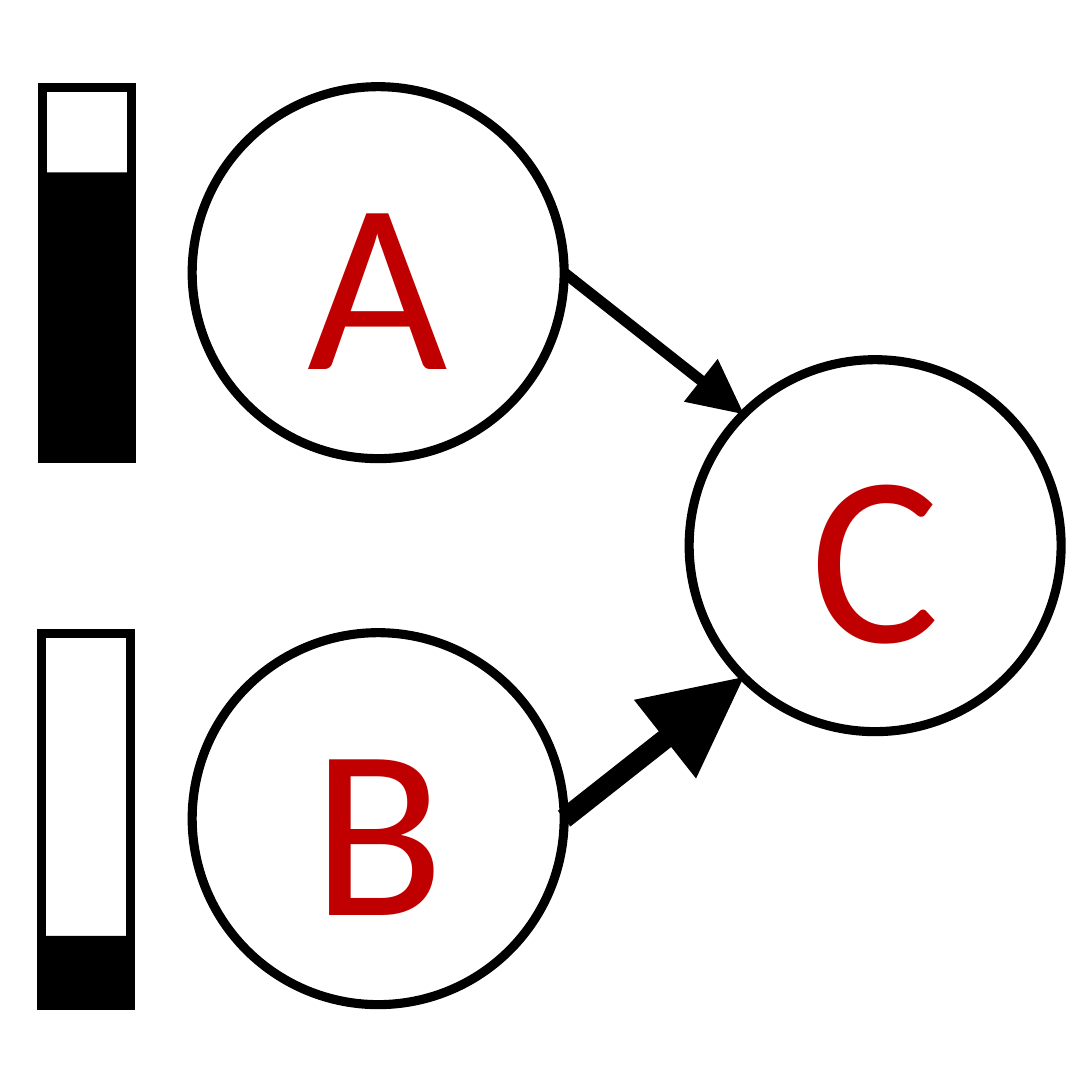
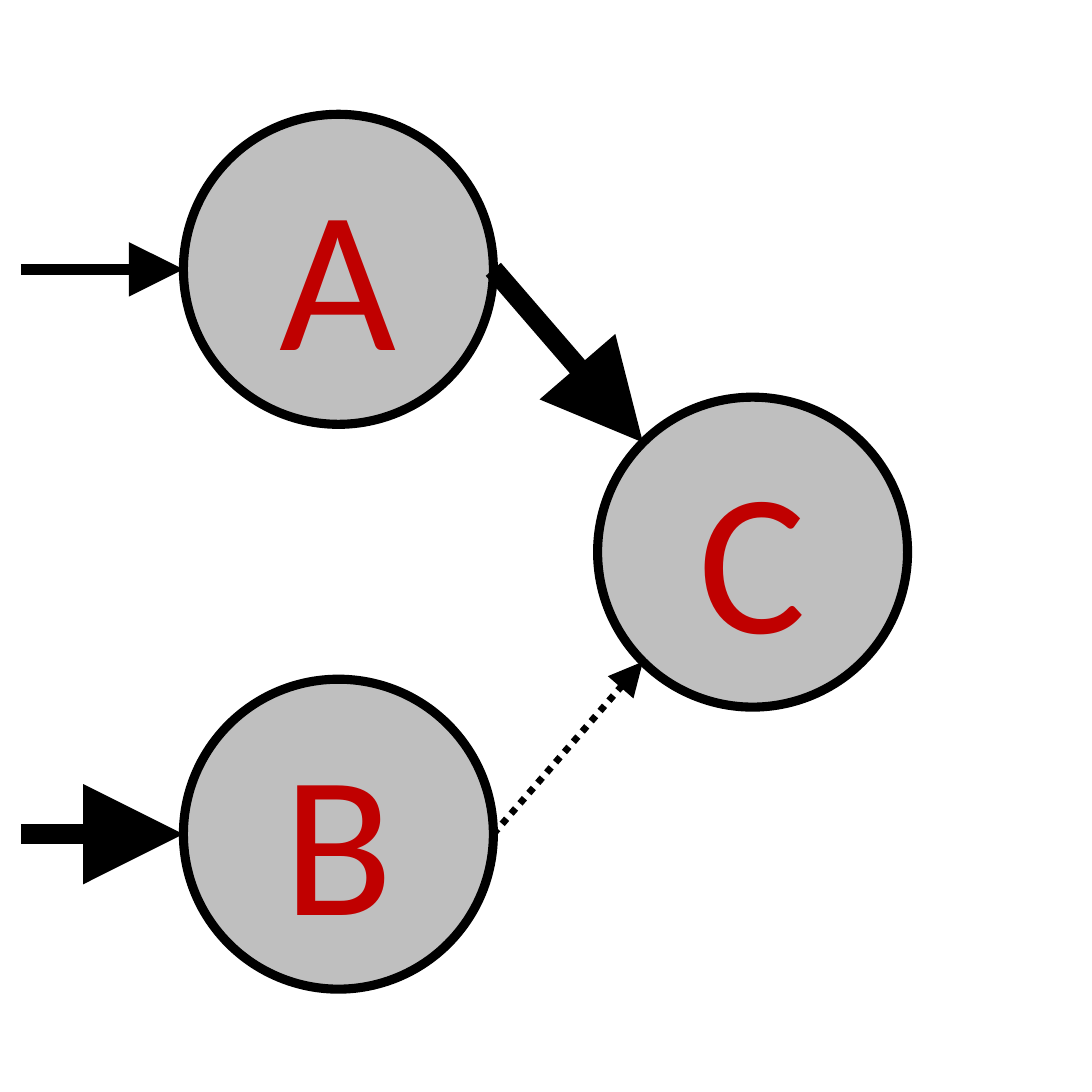
Before and after one commit to ishita-dg/causal_markov, a slide deck: slide 9 of Experiments/draw_instructions.pptx (slide 6 before the commit). Drawn at 1092x1092 pixels with LibreOffice and Linux fonts; fonts in the diff are those of the drawing. Boxes give left, top, right and bottom in pixels: in the first picture for what was removed or moved away, otherwise in the second. Text is boxed around its words. In the diff, an @@ line names an element or a change of style, - is before the commit and + after.

```diff
--- a/Experiments/draw_instructions.pptx
+++ b/Experiments/draw_instructions.pptx
@@ rectangle removed at (41, 87, 131, 459) @@
@@ ellipse "A": place and size @@
-ellipse "A" at (192, 87, 563, 459)
+ellipse "A" at (183, 114, 494, 424)
@@ rectangle removed at (41, 173, 131, 456) @@
@@ arrow added from (22, 269) to (183, 269), #000000 3.6 pt @@
@@ arrow moved from (563, 273) - (745, 415) to (494, 269) - (642, 443) @@
@@ arrow (494, 269) - (642, 443): stroke #000000 3.6 pt to #000000 6.6 pt @@
@@ size 80 to 66.7 pt; fill none to #BFBFBF in 3 elements at (183, 114, 494, 424), (183, 679, 494, 989), (598, 397, 909, 708) @@
@@ ellipse "C": place and size @@
-ellipse "C" at (690, 360, 1061, 732)
+ellipse "C" at (598, 397, 909, 708)
@@ rectangle removed at (41, 633, 131, 1005) @@
@@ ellipse "B": place and size @@
-ellipse "B" at (192, 633, 563, 1005)
+ellipse "B" at (183, 679, 494, 989)
@@ arrow moved from (563, 819) - (745, 677) to (494, 834) - (642, 662) @@
@@ arrow (494, 834) - (642, 662): stroke #000000 6.6 pt to #000000 2.25 pt dashed @@
@@ arrow added from (22, 834) to (183, 834), #000000 6.6 pt @@
@@ rectangle removed at (41, 937, 131, 1005) @@
```
Also in this commit, not shown: 5 other slides changed, 4 slides added, 52 other files.
